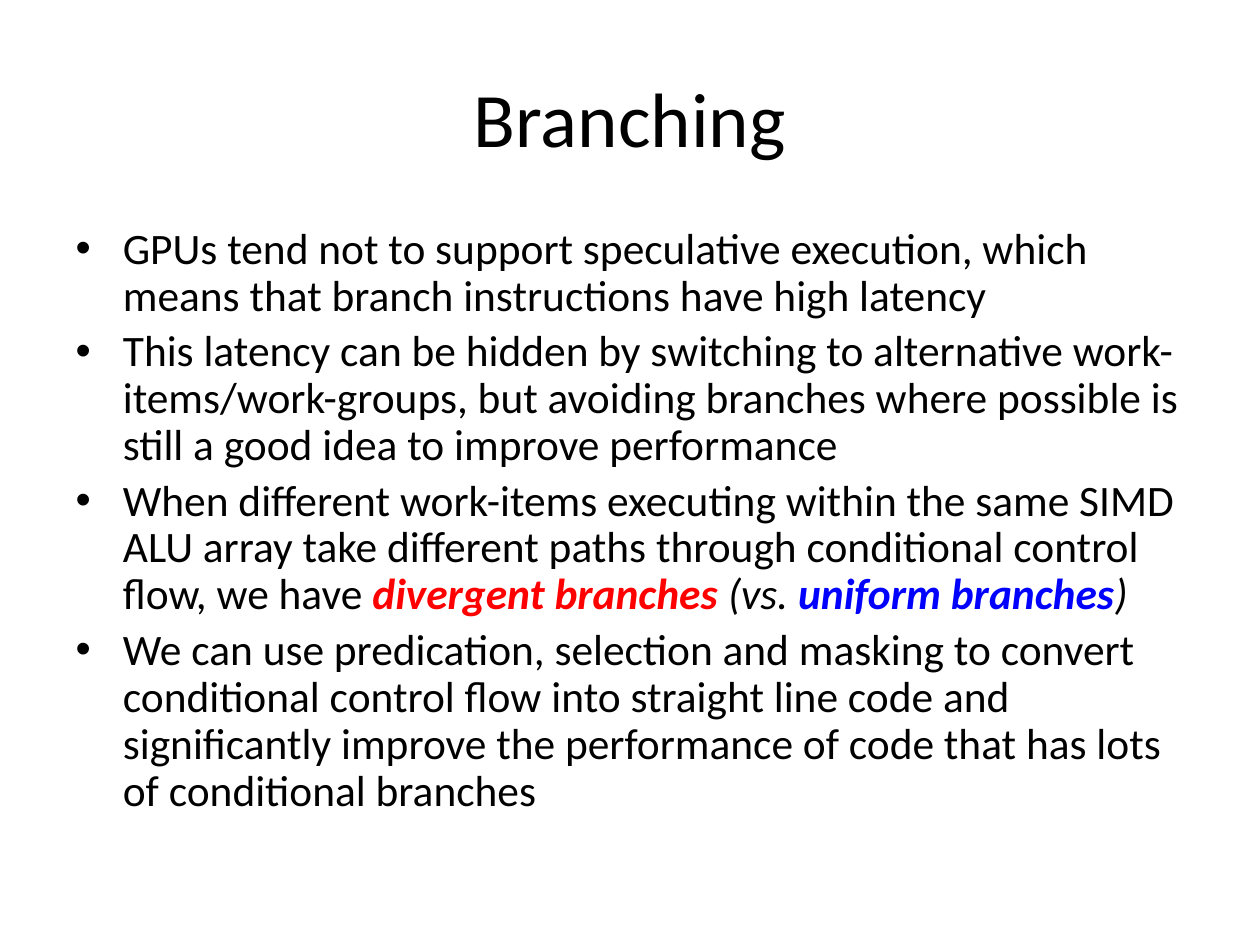
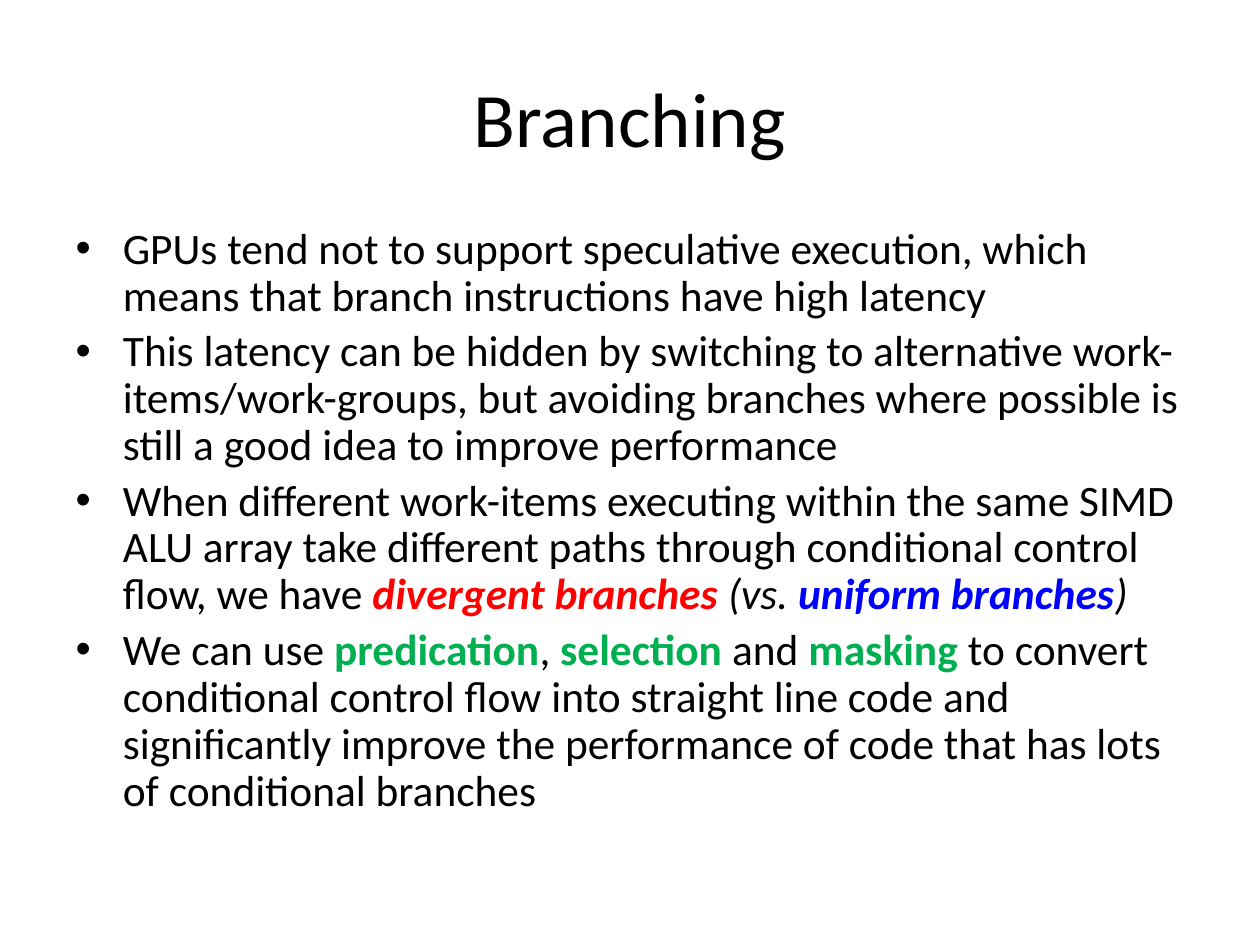
Before and after one commit to UoB-HPC/opencl-training-code, a slide deck: slide 73 of slides/advanced_part3.pptx. Drawn at 1260x945 pixels with LibreOffice and Linux fonts; fonts in the diff are those of the drawing. Boxes give left, top, right and bottom in pixels: in the first picture for what was removed or moved away, otherwise in the second. Text is boxed around its words. In the diff, an @@ line names an element or a change of style, - is before the commit and + after.

Commit message:
Part 3 updates
Various minor improvements

```diff
--- a/slides/advanced_part3.pptx
+++ b/slides/advanced_part3.pptx
@@ text at box(123, 634, 1160, 807): text colour #000000 to #00B050, bold on in "predication, selection masking" @@
```
Also in this commit, not shown: 3 other slides changed.
